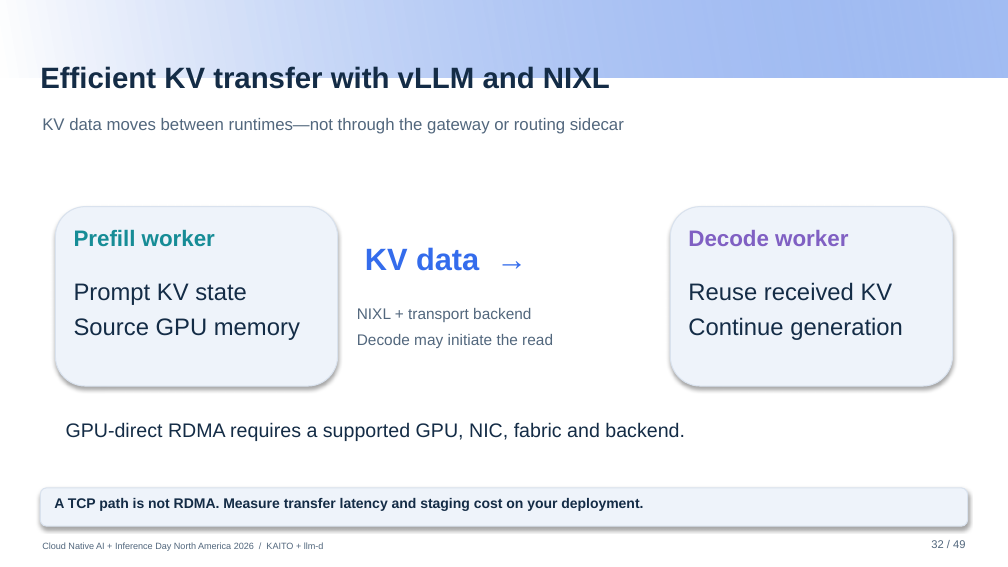
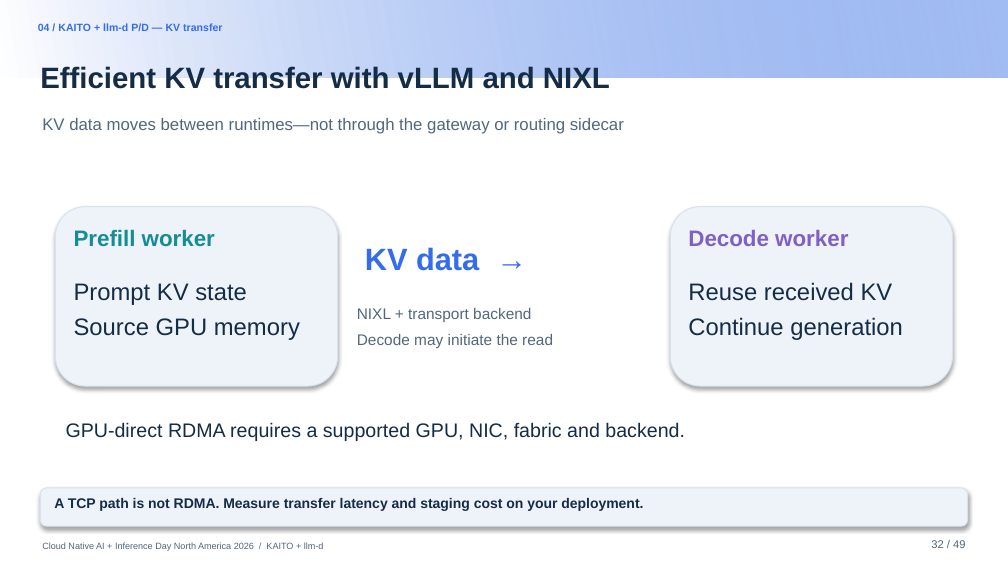
Before and after one commit to andyzhangx/demo, a slide deck: slide 31 of llm/pd-disaggregation/kubecon-na-2026-pd-disaggregation-kaito-llmd.pptx. Drawn at 1008x567 pixels with LibreOffice and Linux fonts; fonts in the diff are those of the drawing; background and template pictures are left out. Boxes give left, top, right and bottom in pixels: in the first picture for what was removed or moved away, otherwise in the second. Text is boxed around its words. In the diff, an @@ line names an element or a change of style, - is before the commit and + after.

```diff
--- a/llm/pd-disaggregation/kubecon-na-2026-pd-disaggregation-kaito-llmd.pptx
+++ b/llm/pd-disaggregation/kubecon-na-2026-pd-disaggregation-kaito-llmd.pptx
@@ text added at (38, 23, 222, 31), 7.5 pt, text #346CEC, bold @@
+04 / KAITO + llm-d P/D — KV transfer
```
Also in this commit, not shown: 21 other slides changed, 1 slide added, 1 slide removed.
